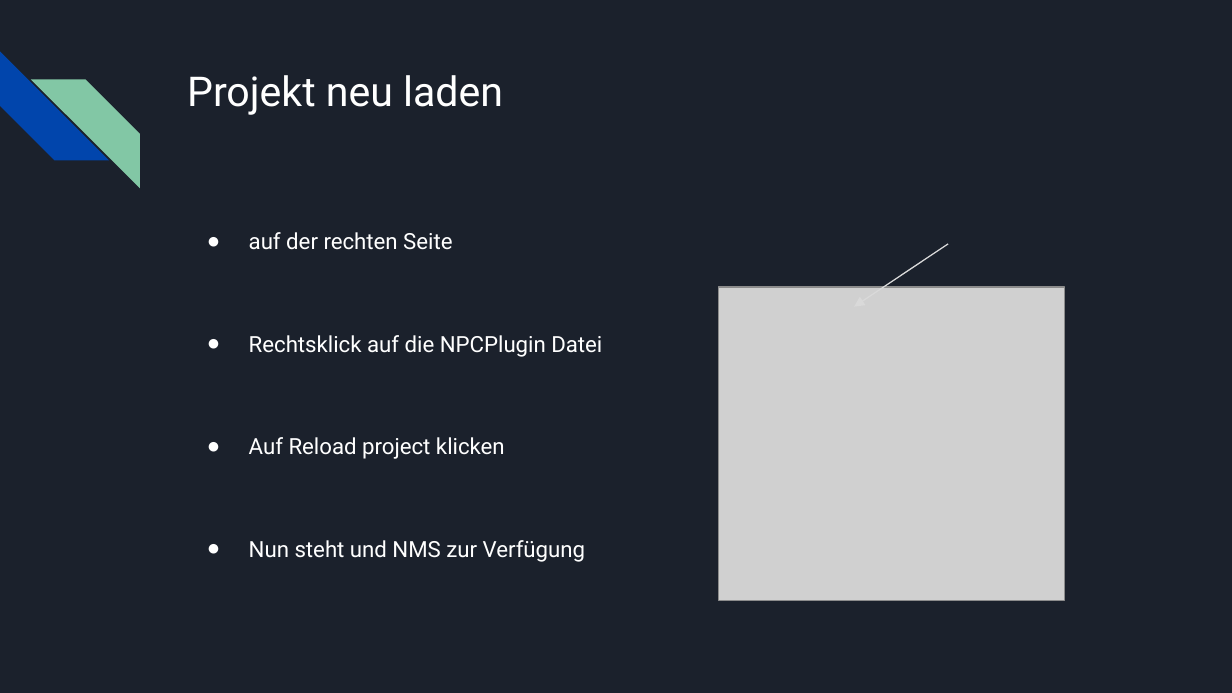
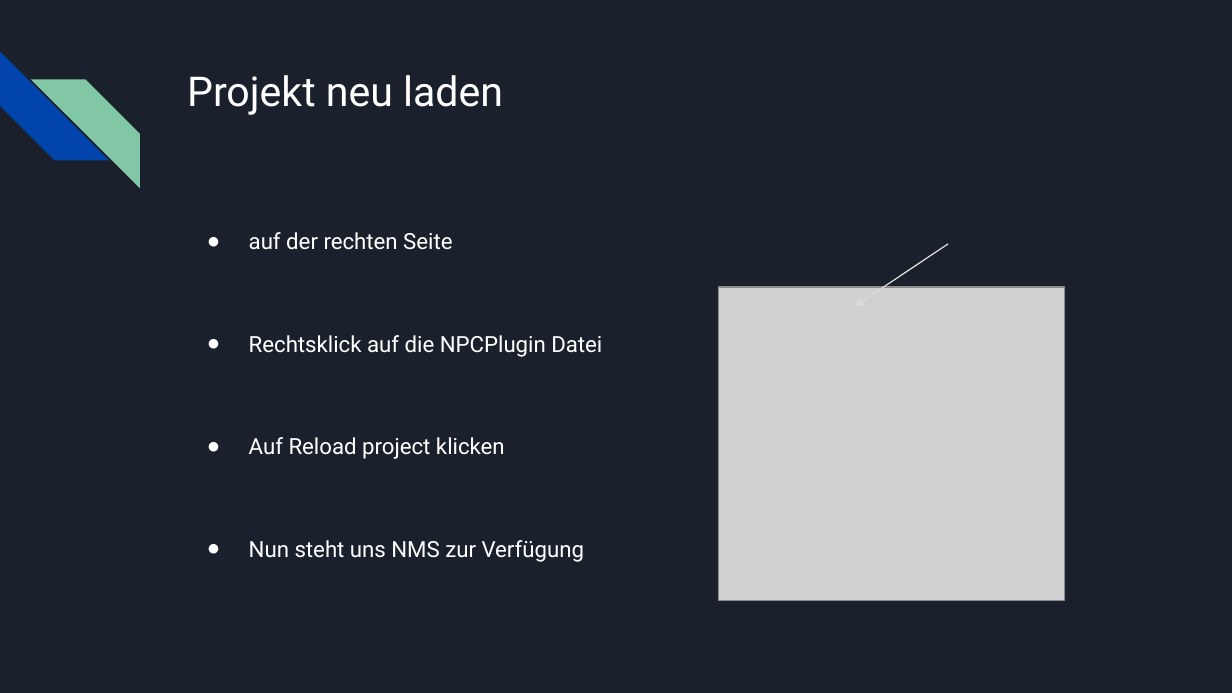
Before and after one commit to Andreas-FHE/NPCPlugin, a slide deck: slide 10 of documentation/AI4Kids_presentation1_NPC.pptx. Drawn at 1232x693 pixels with LibreOffice and Linux fonts; fonts in the diff are those of the drawing; grey boxes stand for pictures. Boxes give left, top, right and bottom in pixels: in the first picture for what was removed or moved away, otherwise in the second. Text is boxed around its words. In the diff, an @@ line names an element or a change of style, - is before the commit and + after.

```diff
--- a/documentation/AI4Kids_presentation1_NPC.pptx
+++ b/documentation/AI4Kids_presentation1_NPC.pptx
@@ text at (249, 540, 584, 562): text changed @@
-● Nun steht und NMS zur Verfügung
+● Nun steht uns NMS zur Verfügung
```
Also in this commit, not shown: 4 other slides changed, 3 slides added, 1 slide removed, 4 other files.
